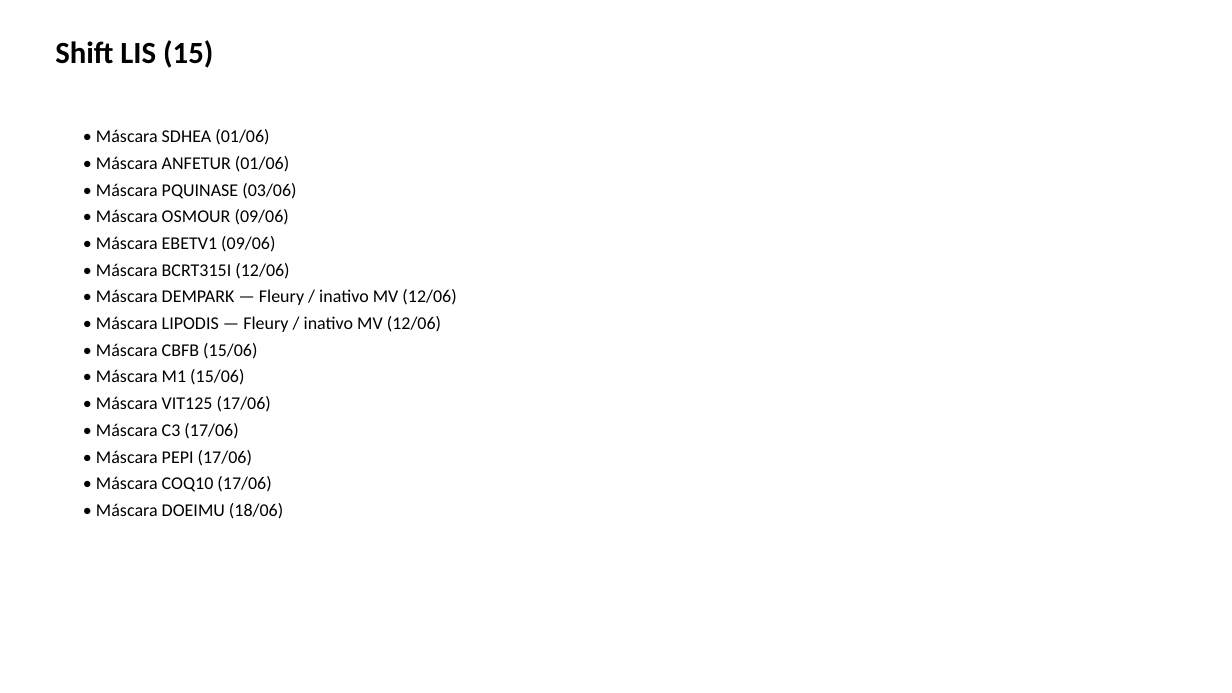
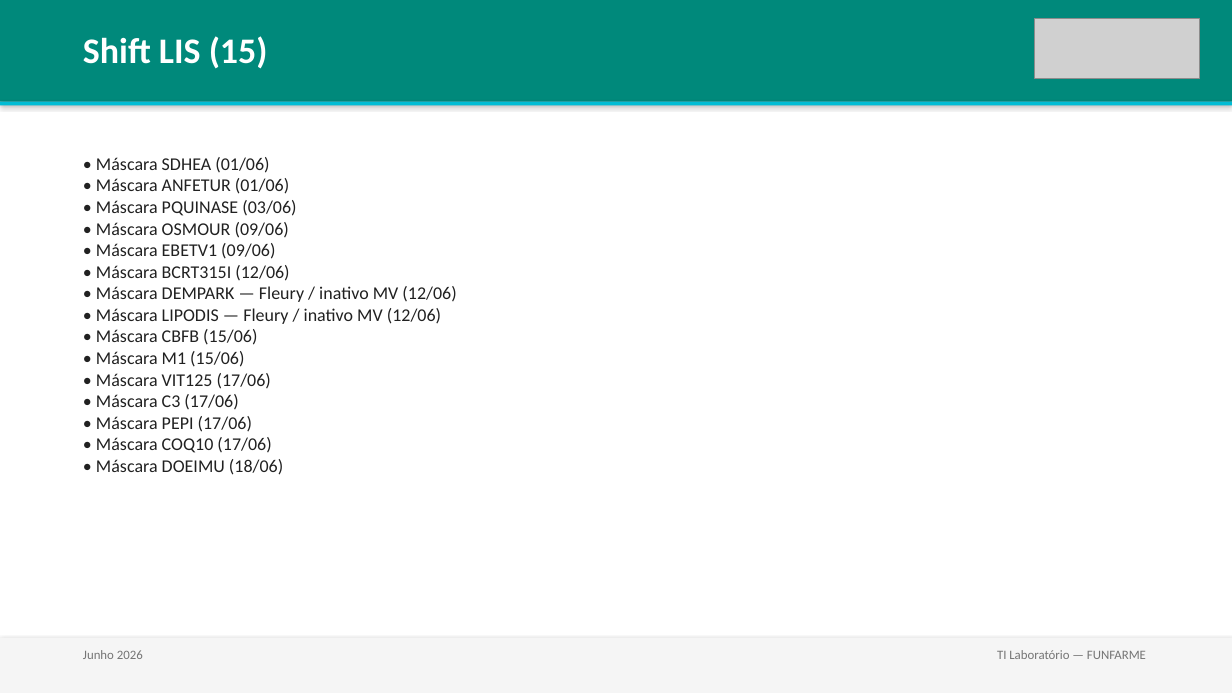
Before and after one commit to lab-central-hb/funfarme-kb, a slide deck: slide 4 of reports/2026-06_resumo-mensal.pptx (slide 3 before the commit). Drawn at 1232x693 pixels with LibreOffice and Linux fonts; fonts in the diff are those of the drawing; grey boxes stand for pictures. Boxes give left, top, right and bottom in pixels: in the first picture for what was removed or moved away, otherwise in the second. Text is boxed around its words. In the diff, an @@ line names an element or a change of style, - is before the commit and + after.

```diff
--- a/reports/2026-06_resumo-mensal.pptx
+++ b/reports/2026-06_resumo-mensal.pptx
@@ rectangle added at <box>0,0,1232,102</box>, fill #00897B @@
@@ text "Shift LIS (15)": place and size @@
-text "Shift LIS (15)" at <box>55,40,213,68</box>
+text "Shift LIS (15)" at <box>83,36,268,69</box>
@@ text "Shift LIS (15)" at <box>83,36,268,69</box>: size 24 to 28 pt, text colour #000000 to #FFFFFF @@
@@ picture added at <box>1035,18,1200,79</box> @@
@@ rectangle added at <box>0,102,1232,105</box>, fill #00BCD4 @@
@@ text at <box>96,157,456,475</box>: text changed; text colour #000000 to #212121 @@
-• Máscara SDHEA (01/06)
-• Máscara ANFETUR (01/06)
-• Máscara PQUINASE (03/06)
-• Máscara OSMOUR (09/06)
-• Máscara EBETV1 (09/06)
-• Máscara BCRT315I (12/06)
-• Máscara DEMPARK — Fleury / inativo MV (12/06)
-• Máscara LIPODIS — Fleury / inativo MV (12/06)
-• Máscara CBFB (15/06)
-• Máscara M1 (15/06)
-• Máscara VIT125 (17/06)
-• Máscara C3 (17/06)
-• Máscara PEPI (17/06)
-• Máscara COQ10 (17/06)
-• Máscara DOEIMU (18/06)
+• Máscara SDHEA (01/06)
+• Máscara ANFETUR (01/06)
+• Máscara PQUINASE (03/06)
+• Máscara OSMOUR (09/06)
+• Máscara EBETV1 (09/06)
+• Máscara BCRT315I (12/06)
+• Máscara DEMPARK — Fleury / inativo MV (12/06)
+• Máscara LIPODIS — Fleury / inativo MV (12/06)
+• Máscara CBFB (15/06)
+• Máscara M1 (15/06)
+• Máscara VIT125 (17/06)
+• Máscara C3 (17/06)
+• Máscara PEPI (17/06)
+• Máscara COQ10 (17/06)
+• Máscara DOEIMU (18/06)
@@ rectangle added at <box>0,638,1232,693</box>, fill #F5F5F5 @@
@@ text added at <box>83,650,143,659</box>, 10 pt, text #757575 @@
+Junho 2026
@@ text added at <box>997,650,1146,659</box>, 10 pt, text #757575 @@
+TI Laboratório — FUNFARME
```
Also in this commit, not shown: 4 other slides changed, 2 slides added, 7 other files.
